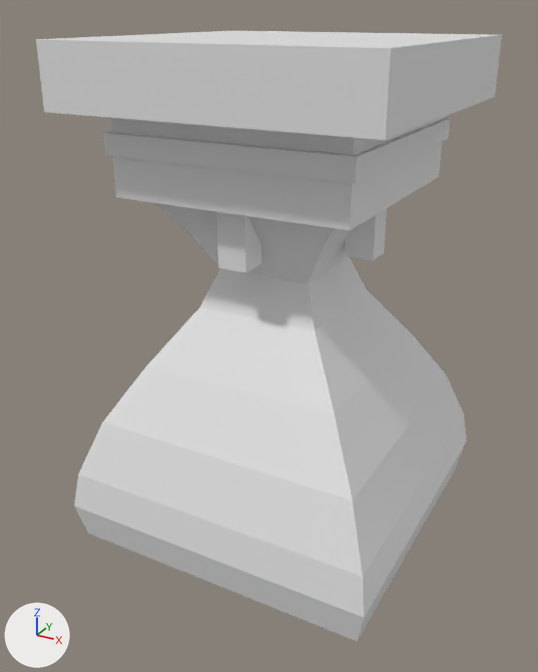
Renders of the OBJ model src/main/resources/assets/around_planet/models/block/liquid_rocket_engine.obj from each side of a commit.
Both versions are drawn from a 50 mm camera at (1.58, -2.58, 1.08) aimed at (0.48, -0.57, 0.07). Every picture has the same lights, and +X, +Y and +Z are marked at lower left. The older version comes first. Materials are left out; every surface is plain grey. Where no turn or scale is listed for an object, it has been applied to the vertices. Vertices at exactly the same position are counted once.

Names of what the first picture shows: 'liquid_rocket_engine'.
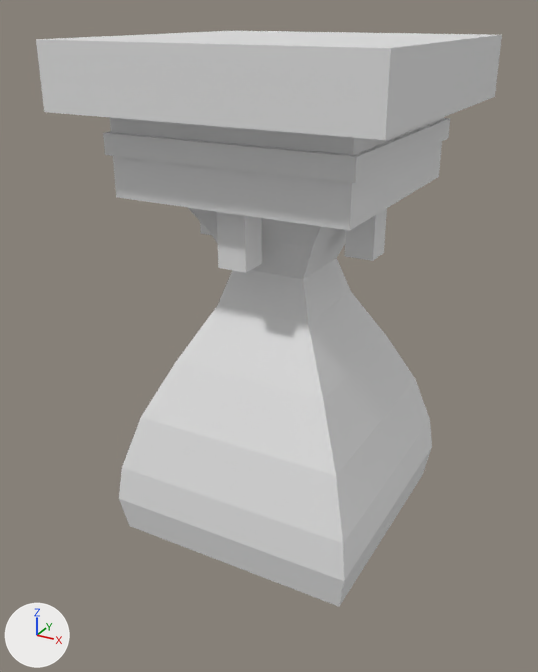
Changed parts and their boxes (x1, y1, x2, y2) in the pictures (538 x 672 px; the box of a moved part takes in the faces that stretch with it):
```json
{"object": "liquid_rocket_engine", "change": "reshaped", "before": [36, 31, 502, 641], "after": [36, 31, 502, 607]}
{"part": 1, "of": "me_liquid_rocket_engine", "change": "moved or reshaped", "before": [74, 203, 467, 641], "after": [119, 208, 432, 607]}
```

Scene script edits in JSON lines:
```json
{"block": "me_liquid_rocket_engine", "where": "# used by ob_liquid_rocket_engine; location = (0.0, 0.0, 0.0)"}
{"op": "remove", "block": "me_liquid_rocket_engine", "code": "me_liquid_rocket_engine.from_pydata(...)  # 148 vertices, 133 faces; spans x -0.04..1.04, y -1.04..0.04, z -0.62..1.0"}
{"op": "add", "block": "me_liquid_rocket_engine", "code": "me_liquid_rocket_engine.from_pydata(...)  # 148 vertices, 133 faces; spans x 0.0..1.0, y -1.0..0.0, z -0.62..1.0"}
{"block": "me_liquid_rocket_engine", "change": "me_liquid_rocket_engine part 1: the loose piece of 72 vertices spanning x -0.04..1.04, y -1.04..0.04, z -0.62..0.56 is scaled about its middle by (0.788, 0.788, 1)"}
{"block": "me_liquid_rocket_engine", "change": "other edits to the shape of me_liquid_rocket_engine do not show in these pictures"}
```
